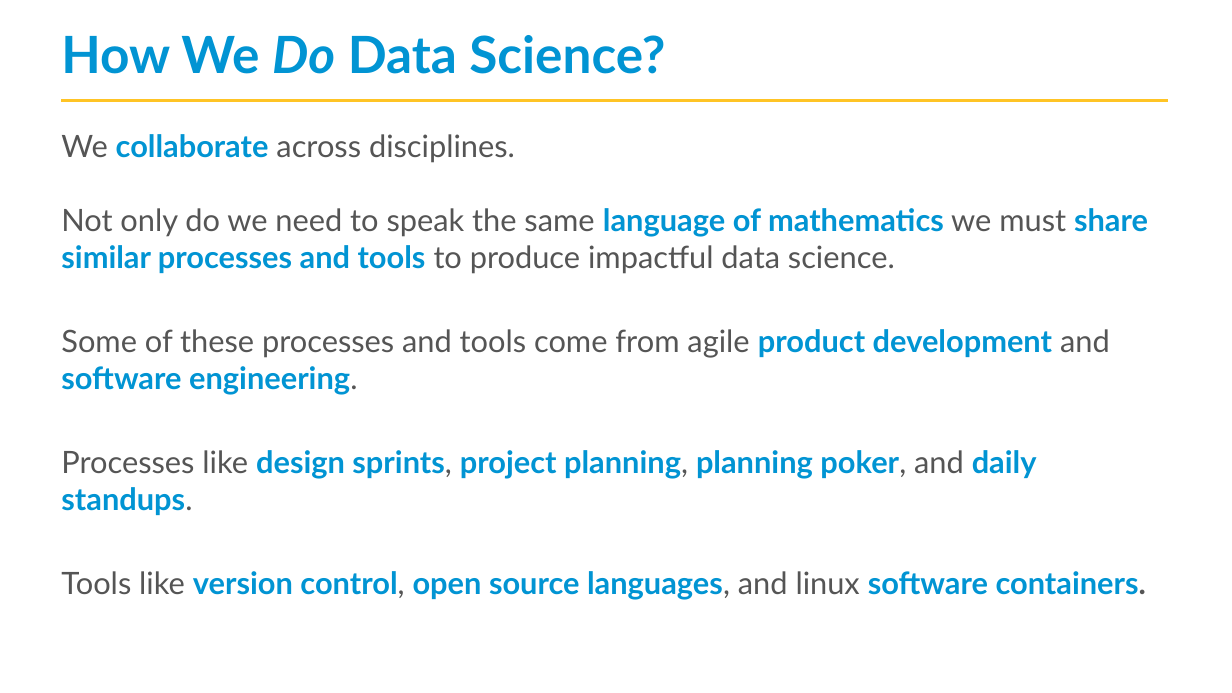
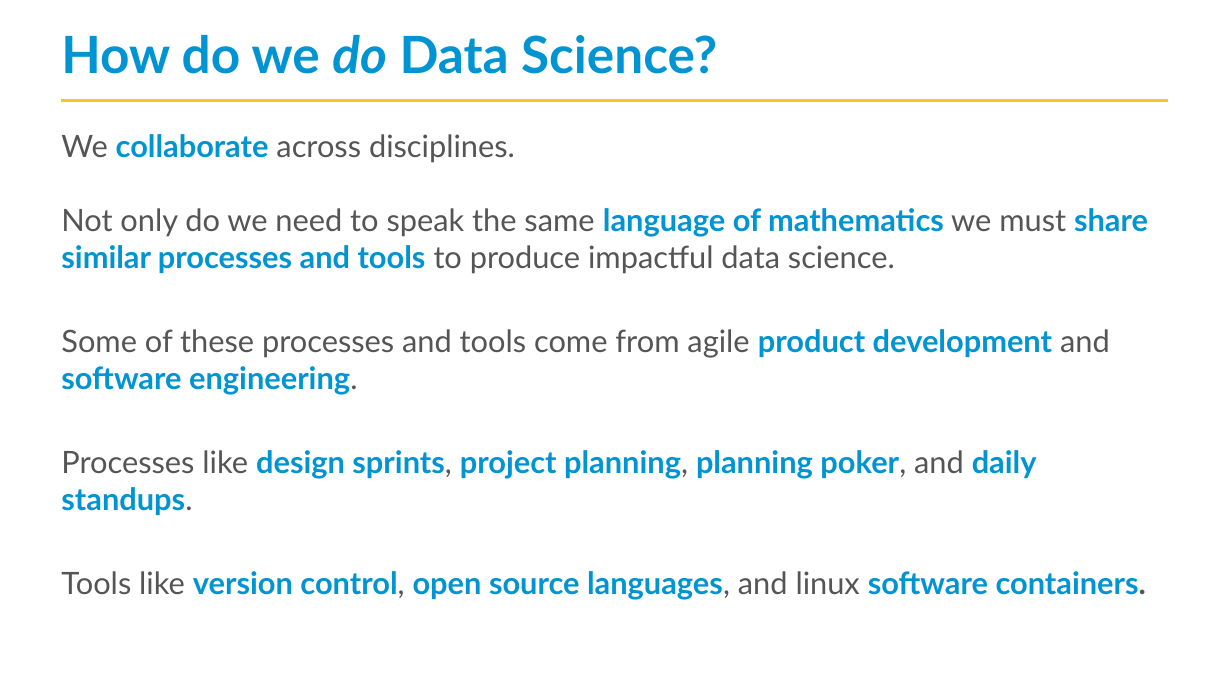
Before and after one commit to jseabold/pycon-ds-2018, a slide deck: slide 7 of Introduction.pptx. Drawn at 1232x693 pixels with LibreOffice and Linux fonts; fonts in the diff are those of the drawing; background and template pictures are left out. Boxes give left, top, right and bottom in pixels: in the first picture for what was removed or moved away, otherwise in the second. Text is boxed around its words. In the diff, an @@ line names an element or a change of style, - is before the commit and + after.

```diff
--- a/Introduction.pptx
+++ b/Introduction.pptx
@@ title at (x1=61, y1=35, x2=717, y2=74): text changed @@
-How We Do Data Science?
+How do we do Data Science?
```
Also in this commit, not shown: 4 other slides changed, 1 other file.
